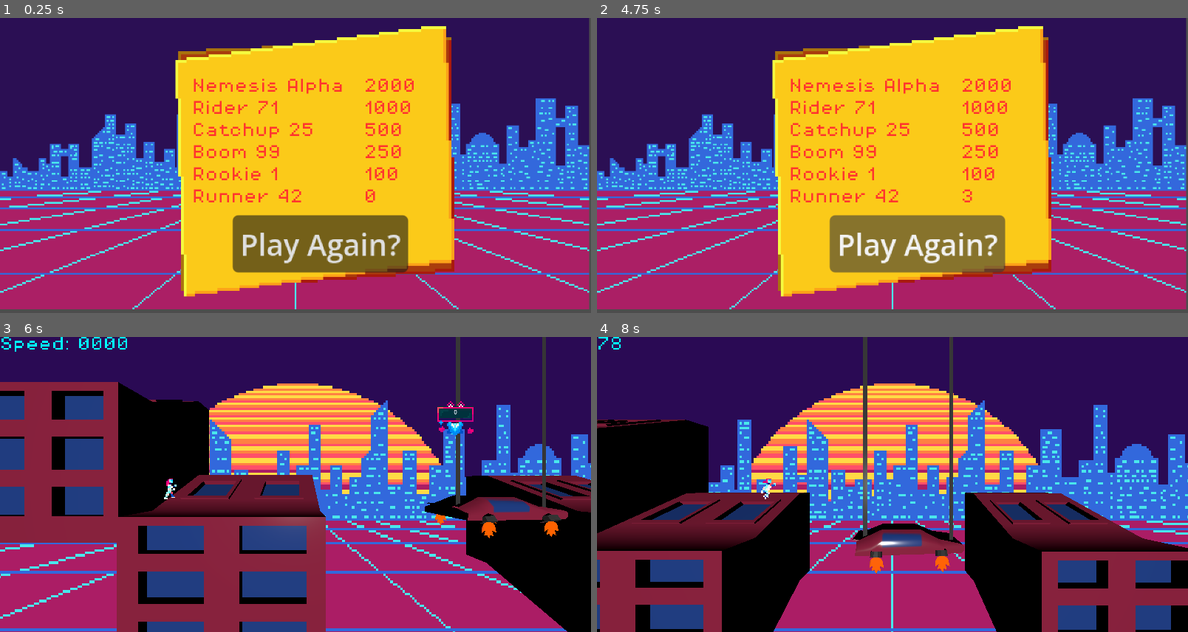
Above: before the commit, frames 1-4 (two rows, left to right).
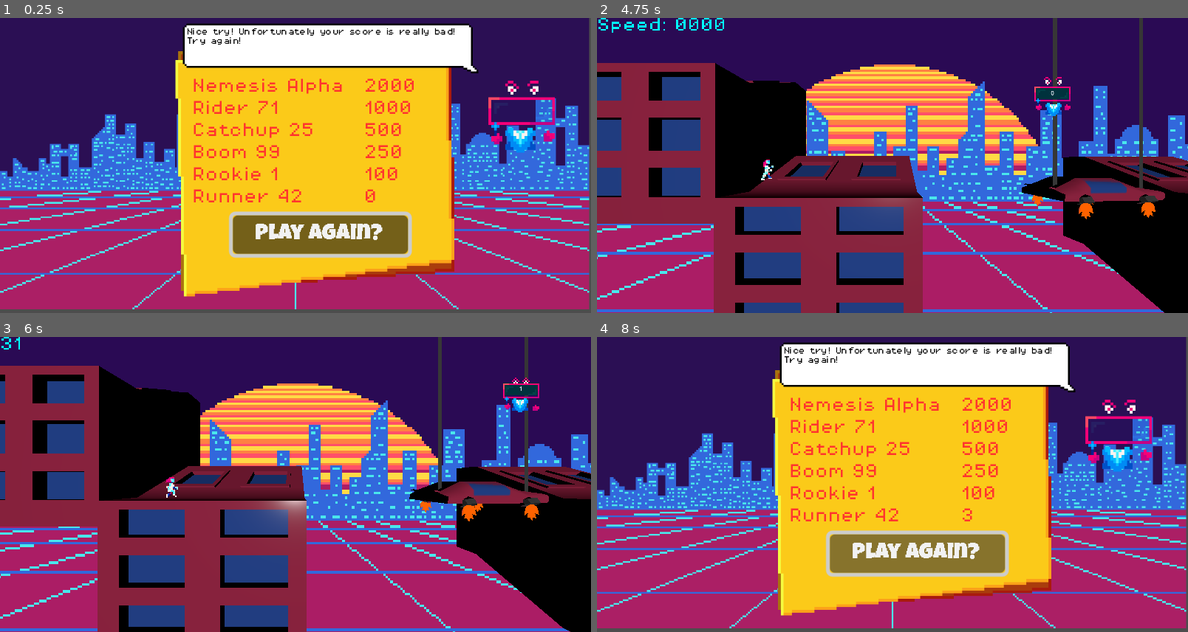
Above: after the commit, the same moments.

Repository: NebulaCoffee/SKG2026-score-gameshow
Game: Godot game, scene res://Scenes/High score screen/high_score_screen.tscn
The game is run twice, just before and just after one commit, with the same random seed, the same clock (stepped at 60 frames per second) and the same inputs. This scene is started directly instead of the project's main scene.
Inputs (mouse positions are in pixels of both pictures, inside the frame that each line leads up to):
- Up to frame 1 (0.25 s): no input
- Up to frame 2 (4.75 s): click "Play Again?" at 0.5 s; hold Right (ui_right) 1.28-2.03 s; tap Shift (slide) every 0.75 s from 1.35 to 4.35 s; tap Space (jump) at 1.52, 2.27, 3.77, 4.52 s; hold Left (ui_left) 2.03-2.78 s; hold Right (ui_right) 2.78-4.28 s; hold Left (ui_left) from 4.28 s (still down)
- Up to frame 3 (6 s): release Left (ui_left) at 5 s; click (319, 564) at 5 s, where only the run before the commit has a clickable "Play Again?"; hold Left (ui_left) from 5.78 s (still down); tap Shift (slide) at 5.85 s
- Up to frame 4 (8 s): tap Space (jump) at 6.02, 7.52 s; tap Shift (slide) at 6.6, 7.35 s; release Left (ui_left) at 7.28 s; hold Right (ui_right) from 7.28 s (still down)

The runs differ from the first frame. In frame 1, 12% of the frame differs, in the area x 30-94%, y 1-87%; in frame 2, 74%; in frame 3, 30%; in frame 4, 77%, in the area x 0-100%, y 0-100%.

Commit message:
title/highscore update
Added text and images to the title and highscore scenes. Also resets the music speed once you're on the high score page.

Diff:
--- a/Scenes/High score screen/high_score_screen.tscn
+++ b/Scenes/High score screen/high_score_screen.tscn
@@ -4,6 +4,16 @@
 [ext_resource type="Texture2D" uid="uid://dhfgafhl3eefh" path="res://Assets/2D/background.png" id="2_2206h"]
 [ext_resource type="Texture2D" uid="uid://ctj25oujupmrk" path="res://Assets/2D/scorebg.png" id="2_mlnkq"]
 [ext_resource type="Theme" uid="uid://cm2hd6v7a4h2m" path="res://themes/score.tres" id="3_2206h"]
+[ext_resource type="Theme" uid="uid://dfyw1wswqc160" path="res://themes/button.tres" id="5_2206h"]
+[ext_resource type="Texture2D" uid="uid://bqmfk58mm03kq" path="res://Assets/2D/speech.png" id="6_0ir4p"]
+[ext_resource type="Texture2D" uid="uid://c6hhnrei3vll0" path="res://Assets/2D/highscore1.png" id="7_2xiu5"]
+[ext_resource type="Texture2D" uid="uid://8dup54rdx68s" path="res://Assets/2D/highscore2.png" id="8_7ebai"]
+
+[sub_resource type="AnimatedTexture" id="AnimatedTexture_836qt"]
+frames = 2
+frame_0/texture = ExtResource("7_2xiu5")
+frame_1/texture = ExtResource("8_7ebai")
+frame_1/duration = 1.0
 
 [node name="High Score Screen" type="Node" unique_id=1396435410]
 script = ExtResource("1_w41t5")
@@ -138,8 +148,40 @@
 offset_left = 126.0
 offset_top = 107.0
 offset_right = 221.0
-offset_bottom = 138.0
-theme = ExtResource("3_2206h")
+offset_bottom = 128.0
+theme = ExtResource("5_2206h")
 text = "Play Again?"
 
+[node name="Bubble" type="NinePatchRect" parent="CanvasLayer" unique_id=948068812]
+offset_left = 99.0
+offset_top = 3.0
+offset_right = 259.0
+offset_bottom = 30.0
+texture = ExtResource("6_0ir4p")
+region_rect = Rect2(1, 1, 29, 21)
+patch_margin_left = 2
+patch_margin_top = 2
+patch_margin_right = 8
+patch_margin_bottom = 5
+
+[node name="Text" type="RichTextLabel" parent="CanvasLayer/Bubble" unique_id=2119509800]
+layout_mode = 0
+offset_left = 2.0
+offset_top = 2.0
+offset_right = 154.0
+offset_bottom = 22.0
+theme = ExtResource("3_2206h")
+theme_override_colors/default_color = Color(0, 0, 0, 1)
+theme_override_font_sizes/normal_font_size = 4
+text = "Nice try! Unfortunately your score is really bad! Try again!"
+fit_content = true
+
+[node name="Host" type="TextureRect" parent="CanvasLayer" unique_id=718947665]
+offset_left = 263.0
+offset_top = 34.0
+offset_right = 302.0
+offset_bottom = 74.5
+texture = SubResource("AnimatedTexture_836qt")
+expand_mode = 1
+
 [connection signal="pressed" from="CanvasLayer/PlayAgain" to="." method="_on_play_again_pressed"]
--- a/Scenes/Title Screen/title_subviewport.gd
+++ b/Scenes/Title Screen/title_subviewport.gd
@@ -112,6 +112,7 @@
 			music_stream_player.play()
 			idle_animation_begun = true
 			main_menu_control.visible = true
+			$CanvasLayer/MainMenuControl/VBoxContainer/PlayButton.grab_focus()
 
 		for i in titles.size():
 			var title = titles[i]
--- a/Scenes/Title Screen/title_subviewport.tscn
+++ b/Scenes/Title Screen/title_subviewport.tscn
@@ -7,8 +7,13 @@
 [ext_resource type="StyleBox" uid="uid://d0w5p4ur1vjd0" path="res://new_style_box_flat.tres" id="5_4rxic"]
 [ext_resource type="Texture2D" uid="uid://1ldb1pofnli3" path="res://Assets/2D/DevLogos.png" id="5_p6m1b"]
 [ext_resource type="Script" uid="uid://drhux5re3d88r" path="res://Scenes/Title Screen/main_menu_control.gd" id="6_34fli"]
+[ext_resource type="Theme" uid="uid://dfyw1wswqc160" path="res://themes/button.tres" id="7_y37du"]
 [ext_resource type="LabelSettings" uid="uid://b5ejruhag8iym" path="res://settings_label.tres" id="8_dgxmp"]
 [ext_resource type="Theme" uid="uid://cvxbrbw5yageg" path="res://main_theme.tres" id="9_njgyr"]
+[ext_resource type="Theme" uid="uid://cm2hd6v7a4h2m" path="res://themes/score.tres" id="11_4k7h7"]
+[ext_resource type="Texture2D" uid="uid://bqmfk58mm03kq" path="res://Assets/2D/speech.png" id="11_kume8"]
+[ext_resource type="Texture2D" uid="uid://c6hhnrei3vll0" path="res://Assets/2D/highscore1.png" id="13_nickd"]
+[ext_resource type="Texture2D" uid="uid://8dup54rdx68s" path="res://Assets/2D/highscore2.png" id="14_di5o6"]
 
 [sub_resource type="GDScript" id="GDScript_unoo8"]
 script/source = "extends AudioStreamPlayer
@@ -23,10 +28,6 @@
 func _process(delta: float) -> void:
 	pass
 "
-
-[sub_resource type="Theme" id="Theme_ae8te"]
-default_font = ExtResource("2_unoo8")
-default_font_size = 12
 
 [sub_resource type="StyleBoxFlat" id="StyleBoxFlat_4rxic"]
 bg_color = Color(0.1882353, 0.15686275, 0.42745098, 1)
@@ -54,6 +55,12 @@
 corner_radius_bottom_left = 1
 corner_detail = 6
 expand_margin_top = 4.0
+
+[sub_resource type="AnimatedTexture" id="AnimatedTexture_ganen"]
+frames = 2
+frame_0/texture = ExtResource("13_nickd")
+frame_1/texture = ExtResource("14_di5o6")
+frame_1/duration = 1.0
 
 [sub_resource type="Gradient" id="Gradient_5xxrb"]
 offsets = PackedFloat32Array(0, 0.99291784)
@@ -149,7 +156,7 @@
 
 [node name="PlayButton" type="Button" parent="CanvasLayer/MainMenuControl/VBoxContainer" unique_id=1335434609]
 layout_mode = 2
-theme = SubResource("Theme_ae8te")
+theme = ExtResource("7_y37du")
 theme_type_variation = &"FlatButton"
 theme_override_colors/font_color = Color(1, 0.9254902, 0.5137255, 1)
 theme_override_colors/font_focus_color = Color(1, 0.9882353, 0.78431374, 1)
@@ -194,6 +201,58 @@
 theme = ExtResource("9_njgyr")
 value = 100.0
 
+[node name="Bubble" type="NinePatchRect" parent="CanvasLayer/MainMenuControl" unique_id=762578365]
+layout_mode = 0
+offset_left = 89.0
+offset_top = 70.0
+offset_right = 249.0
+offset_bottom = 97.0
+texture = ExtResource("11_kume8")
+region_rect = Rect2(1, 1, 29, 21)
+patch_margin_left = 2
+patch_margin_top = 2
+patch_margin_right = 8
+patch_margin_bottom = 5
+
+[node name="Instructions" type="RichTextLabel" parent="CanvasLayer/MainMenuControl/Bubble" unique_id=857599147]
+layout_mode = 0
+offset_left = 2.0
+offset_top = 2.0
+offset_right = 154.0
+offset_bottom = 22.0
+theme = ExtResource("11_4k7h7")
+theme_override_colors/default_color = Color(0, 0, 0, 1)
+theme_override_font_sizes/normal_font_size = 4
+text = "Welcome to the game of a lifetime, where you get to chase down me! Your host! Score Guy! Get the highest score and earn your freedom! Lose... And you get to play again!
+
+"
+fit_content = true
+
+[node name="Controls" type="RichTextLabel" parent="CanvasLayer/MainMenuControl" unique_id=1131628533]
+layout_mode = 0
+offset_left = 15.0
+offset_top = 64.0
+offset_right = 66.0
+offset_bottom = 89.0
+theme = ExtResource("11_4k7h7")
+theme_override_colors/default_color = Color(0, 0, 0, 1)
+theme_override_font_sizes/normal_font_size = 4
+text = "Controls:
+A/X/Space: Jump
+B/O/Shift: Slide
+Left: Slow down
+Right: Speed up"
+fit_content = true
+
+[node name="Host" type="TextureRect" parent="CanvasLayer/MainMenuControl" unique_id=403376739]
+layout_mode = 0
+offset_left = 253.0
+offset_top = 101.0
+offset_right = 292.0
+offset_bottom = 141.5
+texture = SubResource("AnimatedTexture_ganen")
+expand_mode = 1
+
 [node name="Sprite3D" type="Sprite3D" parent="." unique_id=583593130]
 transform = Transform3D(-4.371139e-08, -1, 0, 1, -4.371139e-08, 0, 0, 0, 1, 0, 0, -15.589066)
 texture = SubResource("GradientTexture2D_7m0xi")
--- a/Scripts/high_score_screen.gd
+++ b/Scripts/high_score_screen.gd
@@ -6,9 +6,12 @@
 # Nodes
 @onready var scorer_container: VBoxContainer = $CanvasLayer/HBoxContainer/ScorerContainer
 @onready var score_container: VBoxContainer = $CanvasLayer/HBoxContainer/ScoreContainer
+@onready var text: RichTextLabel = $CanvasLayer/Bubble/Text
 
 
 func _ready() -> void:
+	$CanvasLayer/PlayAgain.grab_focus()
+	AudioManager.update_music_speed(1)
 	var count = 5
 	var sindex = 5
 	if scores[4][1] < Globals.current_score:
@@ -20,6 +23,16 @@
 		scorer_container.get_child(count).text = str(i[0])
 		score_container.get_child(count).text = str(i[1])
 		count -= 1
+	if Globals.current_score > 100:
+		text.text = "Well, you beat the rookie at least!"
+	if Globals.current_score > 250:
+		text.text = "Not bad! But you're still doing terribly!"
+	if Globals.current_score > 500:
+		text.text = "You caught up to Catchup 25!"
+	if Globals.current_score > 1000:
+		text.text = "Nemesis Alpha better watch out! Actually they shouldn't, they've won every game they've played. You really should give up now."
+	if Globals.current_score > 2000:
+		text.text = "Oh, nice score! Keep chasing and maybe one day you might beat Nemesis Alpha! (You won't)"
 
 func sort_ascending(a,b):
 	if a[1] < b[1]:
--- a/project.godot
+++ b/project.godot
@@ -35,6 +35,14 @@
 
 [input]
 
+ui_accept={
+"deadzone": 0.5,
+"events": [Object(InputEventKey,"resource_local_to_scene":false,"resource_name":"","device":16,"window_id":0,"alt_pressed":false,"shift_pressed":false,"ctrl_pressed":false,"meta_pressed":false,"pressed":false,"keycode":4194309,"physical_keycode":0,"key_label":0,"unicode":0,"location":0,"echo":false,"script":null)
+, Object(InputEventKey,"resource_local_to_scene":false,"resource_name":"","device":16,"window_id":0,"alt_pressed":false,"shift_pressed":false,"ctrl_pressed":false,"meta_pressed":false,"pressed":false,"keycode":4194310,"physical_keycode":0,"key_label":0,"unicode":0,"location":0,"echo":false,"script":null)
+, Object(InputEventKey,"resource_local_to_scene":false,"resource_name":"","device":16,"window_id":0,"alt_pressed":false,"shift_pressed":false,"ctrl_pressed":false,"meta_pressed":false,"pressed":false,"keycode":32,"physical_keycode":0,"key_label":0,"unicode":32,"location":0,"echo":false,"script":null)
+, Object(InputEventJoypadButton,"resource_local_to_scene":false,"resource_name":"","device":-1,"button_index":0,"pressure":0.0,"pressed":true,"script":null)
+]
+}
 jump={
 "deadzone": 0.2,
 "events": [Object(InputEventKey,"resource_local_to_scene":false,"resource_name":"","device":16,"window_id":0,"alt_press …(190 unchanged characters)…
--- /dev/null
+++ b/themes/button.tres
@@ -0,0 +1,7 @@
+[gd_resource type="Theme" format=3 uid="uid://dfyw1wswqc160"]
+
+[ext_resource type="FontFile" uid="uid://ctpw2snseu1rv" path="res://Assets/Fonts/LuckiestGuy-Regular.ttf" id="1_dpjbf"]
+
+[resource]
+default_font = ExtResource("1_dpjbf")
+default_font_size = 12
Binary file added: Assets/2D/highscore1.png
Not shown, added: Assets/2D/highscore1.png.import
Binary file added: Assets/2D/highscore2.png
Not shown, added: Assets/2D/highscore2.png.import
Binary file added: Assets/2D/speech.png
Not shown, added: Assets/2D/speech.png.import
